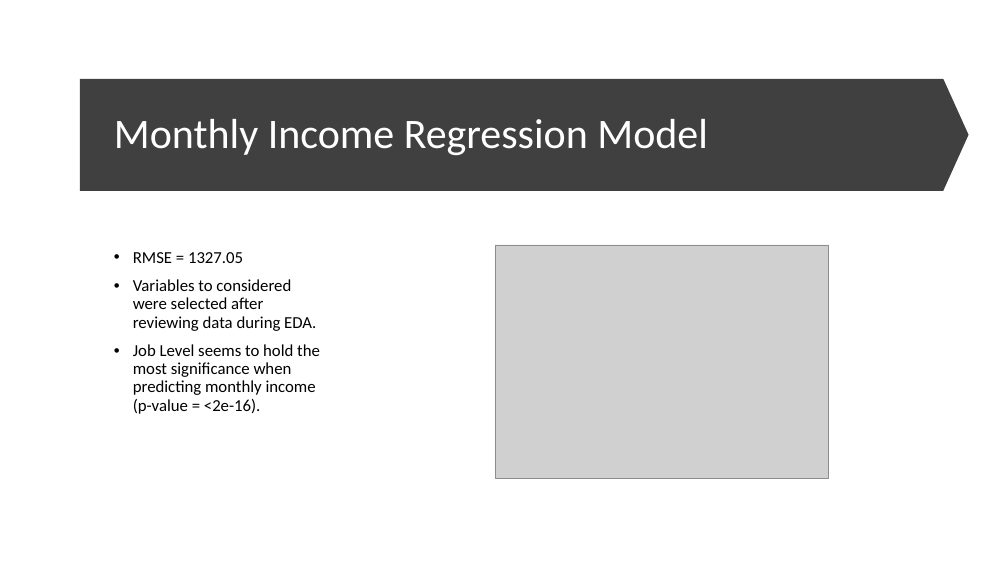
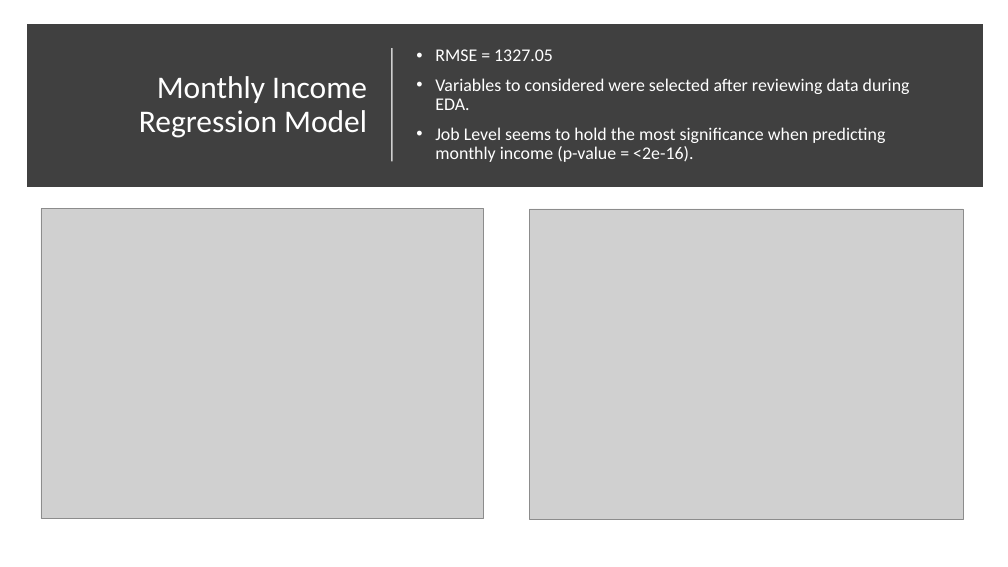
Before and after one commit to alexanderlopez1793/CaseStudy2DDS, a slide deck: slide 8 of Case-Study-2.pptx (slide 7 before the commit). Drawn at 1008x567 pixels with LibreOffice and Linux fonts; fonts in the diff are those of the drawing; grey boxes stand for pictures. Boxes give left, top, right and bottom in pixels: in the first picture for what was removed or moved away, otherwise in the second. Text is boxed around its words. In the diff, an @@ line names an element or a change of style, - is before the commit and + after.

```diff
--- a/Case-Study-2.pptx
+++ b/Case-Study-2.pptx
@@ rectangle added at <box>33,29,979,182</box>, fill #404040, outline #404040 10 pt @@
@@ title "Monthly Income Regression Model": place and size @@
-title "Monthly Income Regression Model" at <box>114,119,708,155</box>
+title "Monthly Income Regression Model" at <box>139,76,367,138</box>
@@ title "Monthly Income Regression Model" at <box>139,76,367,138</box>: size 40 to 30 pt; alignment left to right @@
@@ line added from (392, 162) to (392, 48), #FFFFFF 1.5 pt @@
@@ text "RMSE = 1327.05": place and size @@
-text "RMSE = 1327.05" at <box>133,252,320,414</box>
+text "RMSE = 1327.05" at <box>435,49,910,162</box>
@@ text "RMSE = 1327.05" at <box>435,49,910,162</box>: size 16 to 17 pt, text colour #000000 to #FFFFFF; vertical alignment top to middle @@
@@ down arrow removed at <box>79,79,969,191</box> @@
@@ picture: place and size @@
-picture at <box>495,245,829,478</box>
+picture at <box>41,209,484,519</box>
@@ picture added at <box>529,209,963,519</box> @@
```
Also in this commit, not shown: 2 slides added, 2 other files.
